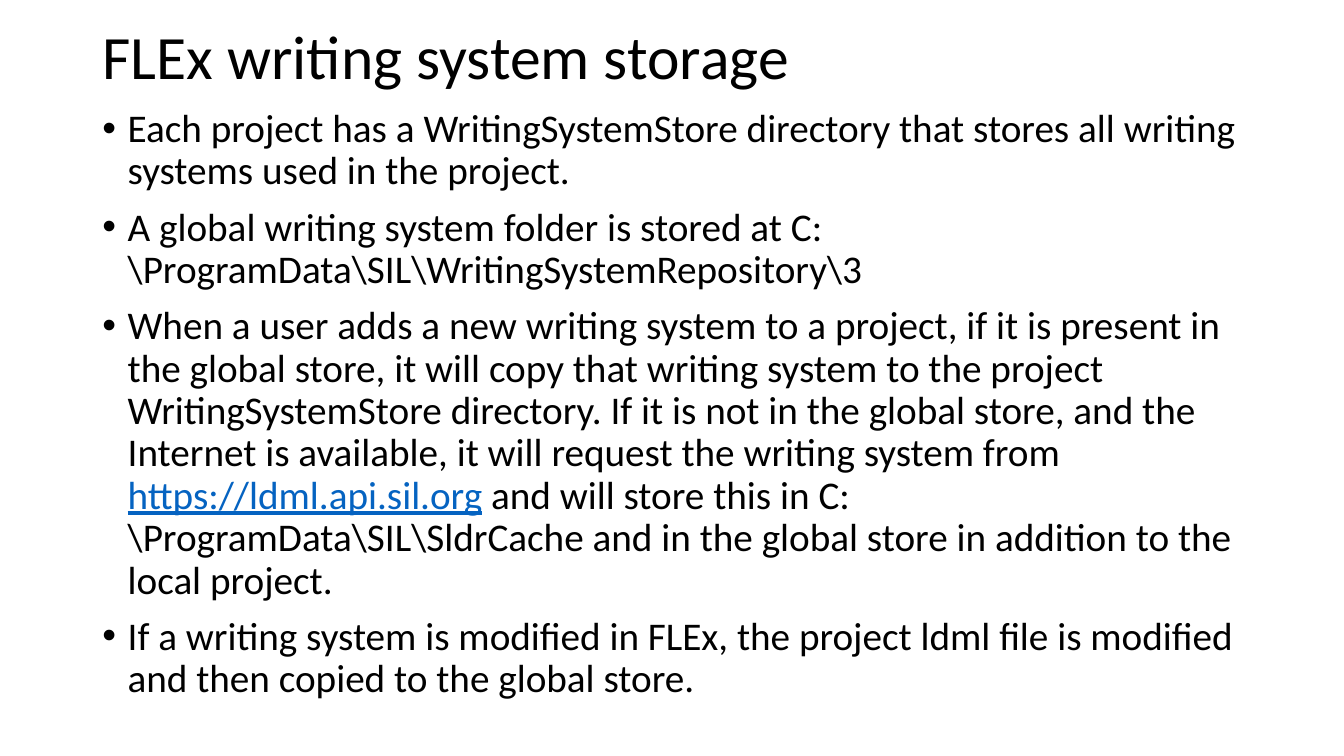
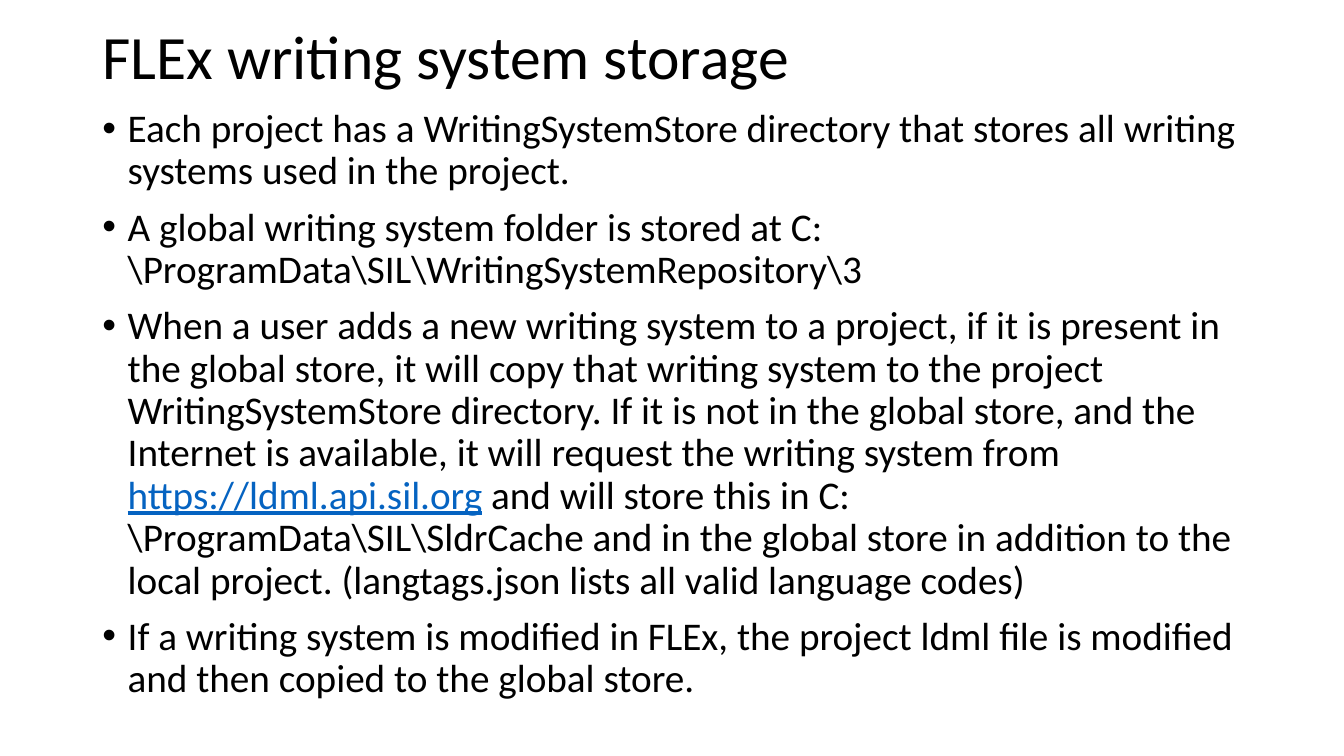
Before and after one commit to sillsdev/FwDocumentation, a slide deck: slide 9 of HelpResourcesSources/TechnicalNotes/FLEx 9.1 Conceptual Model-basic concepts and resources.pptx. Drawn at 1344x756 pixels with LibreOffice and Linux fonts; fonts in the diff are those of the drawing. Boxes give left, top, right and bottom in pixels: in the first picture for what was removed or moved away, otherwise in the second. Text is boxed around its words. In the diff, an @@ line names an element or a change of style, - is before the commit and + after.

```diff
--- a/HelpResourcesSources/TechnicalNotes/FLEx 9.1 Conceptual Model-basic concepts and resources.pptx
+++ b/HelpResourcesSources/TechnicalNotes/FLEx 9.1 Conceptual Model-basic concepts and resources.pptx
@@ text at (128,311,1231,601): text changed @@
-• When a user adds a new writing system to a project, if it is present in the global store, it will copy that writing system to the project WritingSystemStore directory. If it is not in the global store, and the Internet is available, it will request the writing system from https://ldml.api.sil.org and will store this in C:\ProgramData\SIL\SldrCache and in the global store in addition to the local project.
+• When a user adds a new writing system to a project, if it is present in the global store, it will copy that writing system to the project WritingSystemStore directory. If it is not in the global store, and the Internet is available, it will request the writing system from https://ldml.api.sil.org and will store this in C:\ProgramData\SIL\SldrCache and in the global store in addition to the local project. (langtags.json lists all valid language codes)
```
Also in this commit, not shown: 2 other slides changed, 1 slide added, 5 other files.
